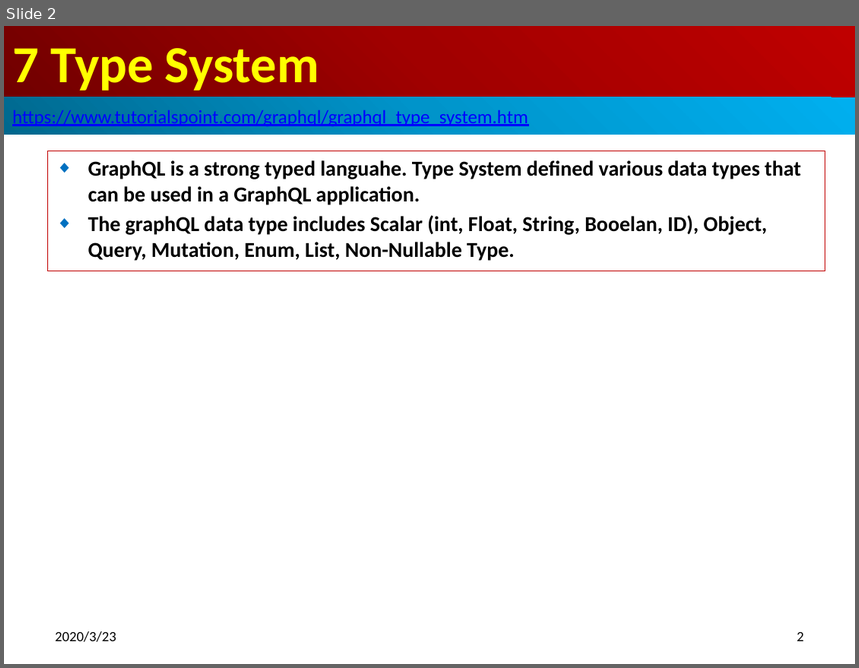
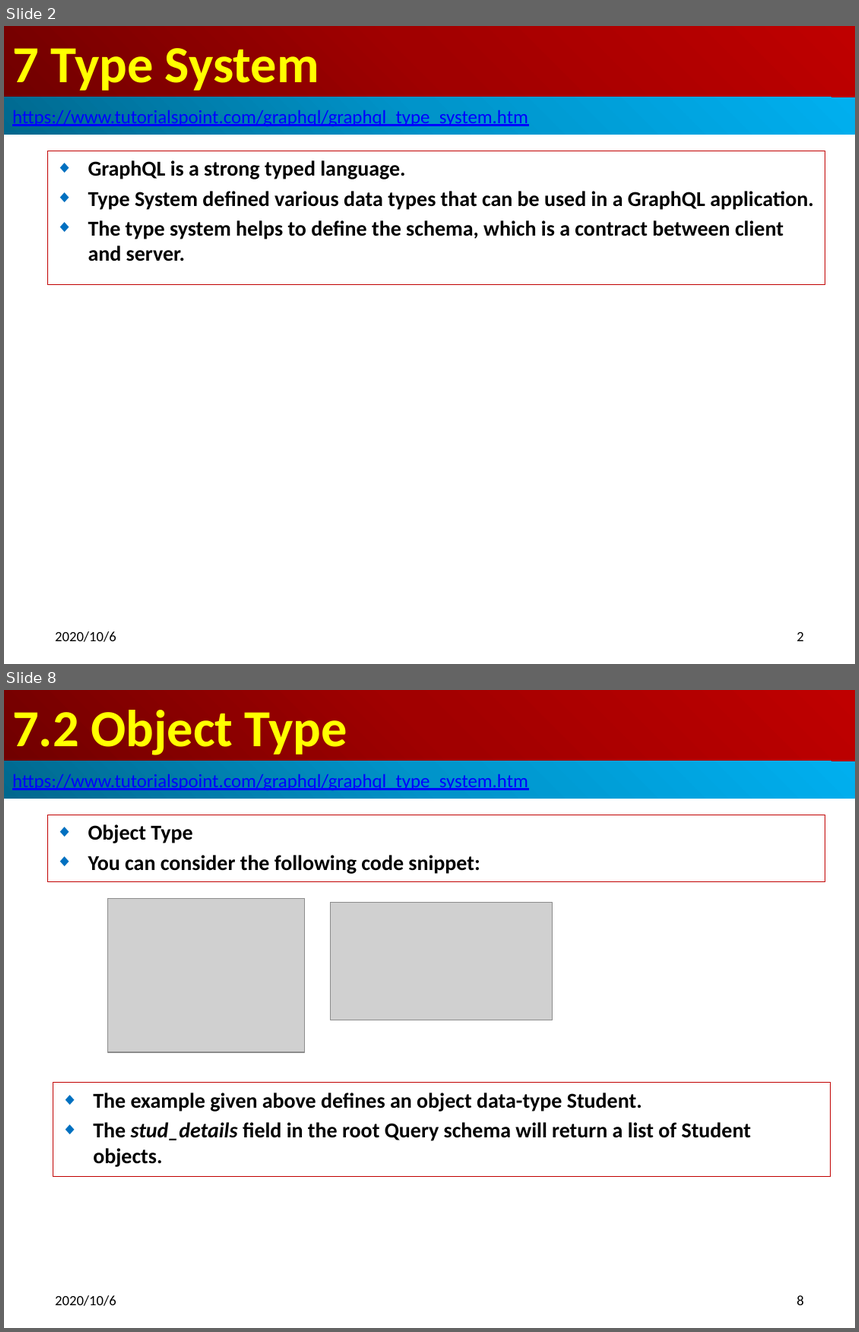
Before and after one commit to peterhchen/700_GraphQL, a slide deck: 07_TypeSystem.pptx. Shown one above the other, each under a label of ours: slide 2 before the commit, slides 2 and 8 after it; the slides between them are not shown. The pictures are 859x668 and 859x1332 pixels, drawn with LibreOffice and Linux fonts; fonts in the diff are those of the drawing; grey boxes stand for pictures. Boxes give left, top, right and bottom in pixels: in the first picture for what was removed or moved away, otherwise in the second. Text is boxed around its words. In the diff, an @@ line names an element or a change of style, - is before the commit and + after.

```diff
--- a/07_TypeSystem.pptx
+++ b/07_TypeSystem.pptx
@@ slide 8 added at (4,690,855,1328), background #FFFFFF @@
@@ title added at (4,690,855,761), fill gradient #720000 to #A20000 to #C00000, 44 pt, text #FFFF00, bold @@
+7.2 Object Type
@@ rectangle added at (4,761,855,799), fill gradient #00688E to #0094CA to #00B0F0, 16 pt, text #0000FF, underline @@
+https://www.tutorialspoint.com/graphql/graphql_type_system.htm
@@ subtitle added at (47,815,825,882), outline #C00000 0.75 pt, 18 pt, text #000000, bold @@
+◆ Object Type
+◆ You can consider the following code snippet:
@@ picture added at (108,898,304,1053) @@
@@ picture added at (331,902,552,1021) @@
@@ rectangle added at (53,1083,829,1177), outline #C00000 0.75 pt, 18 pt, text #000000, bold @@
+◆ The example given above defines an object data-type Student.
+◆ The stud_details field in the root Query schema will return a list of Student objects.
@@ text added at (55,1296,116,1306), 12 pt, text #000000 @@
+2020/10/6
@@ page number added at (797,1296,804,1306), 12 pt, text #000000 @@
+8
@@ slide 2 changed as well @@
@@ subtitle "GraphQL is a strong typed ...": place and size @@
-subtitle "GraphQL is a strong typed ..." at (47,151,825,272)
+subtitle "GraphQL is a strong typed ..." at (47,151,825,284)
@@ subtitle at (88,161,814,262): text changed @@
-◆ GraphQL is a strong typed languahe. Type System defined various data types that can be used in a GraphQL application.
-◆ The graphQL data type includes Scalar (int, Float, String, Booelan, ID), Object, Query, Mutation, Enum, List, Non-Nullable Type.
+◆ GraphQL is a strong typed language.
+◆ Type System defined various data types that can be used in a GraphQL application.
+◆ The type system helps to define the schema, which is a contract between client and server.
@@ text at (55,632,116,642): text changed @@
-2020/3/23
+2020/10/6
```
Also in this commit, not shown: 2 other slides changed, 17 other slides added.
